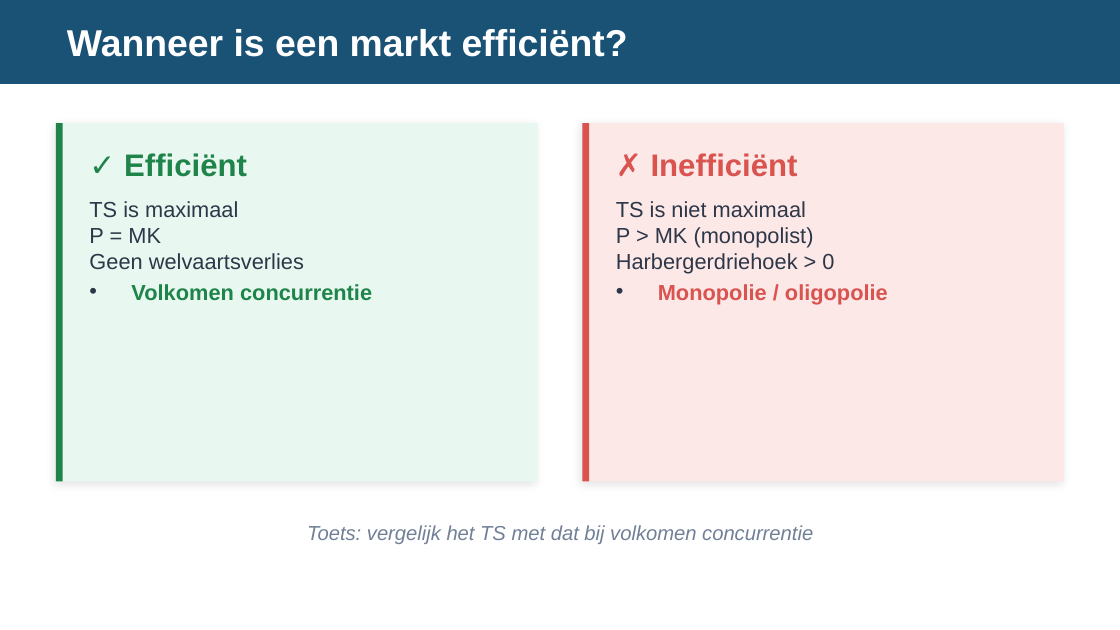
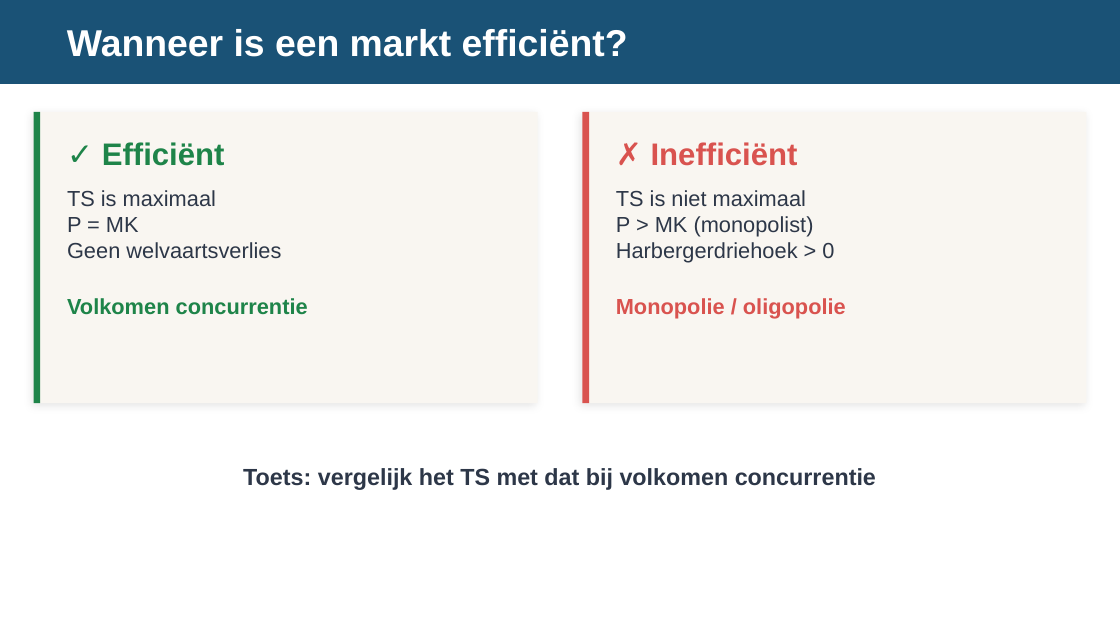
Before and after one commit to meijer1973/economie-vwo4-m3, a slide deck: slide 7 of 3.2 Hoofdstuk 2 - Marktvormen en hun marktevenwicht/3.2.6 Paragraaf 6 - Marktvormen en hun economische doelmatigheid/2. Leren/3.2.6 Marktvormen en hun economische doelmatigheid – presentatie.pptx. Drawn at 1120x630 pixels with LibreOffice and Linux fonts; fonts in the diff are those of the drawing. Boxes give left, top, right and bottom in pixels: in the first picture for what was removed or moved away, otherwise in the second. Text is boxed around its words. In the diff, an @@ line names an element or a change of style, - is before the commit and + after.

```diff
--- a/3.2 Hoofdstuk 2 - Marktvormen en hun marktevenwicht/3.2.6 Paragraaf 6 - Marktvormen en hun economische doelmatigheid/2. Leren/3.2.6 Marktvormen en hun economische doelmatigheid – presentatie.pptx
+++ b/3.2 Hoofdstuk 2 - Marktvormen en hun marktevenwicht/3.2.6 Paragraaf 6 - Marktvormen en hun economische doelmatigheid/2. Leren/3.2.6 Marktvormen en hun economische doelmatigheid – presentatie.pptx
@@ rectangle: place and size @@
-rectangle at bbox=[56, 123, 63, 482]
+rectangle at bbox=[34, 112, 40, 403]
@@ rectangle: place and size @@
-rectangle at bbox=[56, 123, 538, 482]
+rectangle at bbox=[34, 112, 538, 403]
@@ rectangle at bbox=[34, 112, 538, 403]: fill #E8F8F0 to #F9F6F1; proportions changed @@
@@ rectangle: place and size @@
-rectangle at bbox=[582, 123, 589, 482]
+rectangle at bbox=[582, 112, 589, 403]
@@ rectangle: place and size @@
-rectangle at bbox=[582, 123, 1064, 482]
+rectangle at bbox=[582, 112, 1086, 403]
@@ rectangle at bbox=[582, 112, 1086, 403]: fill #FDE8E8 to #F9F6F1; proportions changed @@
@@ text "✓ Efficiënt": place and size @@
-text "✓ Efficiënt" at bbox=[124, 153, 247, 177]
+text "✓ Efficiënt" at bbox=[102, 142, 225, 166]
@@ text "✗ Inefficiënt": place and size @@
-text "✗ Inefficiënt" at bbox=[651, 153, 798, 177]
+text "✗ Inefficiënt" at bbox=[651, 142, 798, 166]
@@ text "TS is maximaal P = ...": place and size @@
-text "TS is maximaal P = ..." at bbox=[89, 201, 372, 301]
+text "TS is maximaal P = ..." at bbox=[67, 190, 308, 315]
@@ text "TS is maximaal P = ..." at bbox=[67, 190, 308, 315]: bullet • to none @@
@@ text "TS is niet maximaal P ..." at bbox=[616, 190, 846, 319]: bullet • to none @@
@@ text "TS is niet maximaal P ...": place and size @@
-text "TS is niet maximaal P ..." at bbox=[616, 201, 888, 304]
+text "TS is niet maximaal P ..." at bbox=[616, 190, 846, 319]
@@ text "Toets: vergelijk het TS met ...": place and size @@
-text "Toets: vergelijk het TS met ..." at bbox=[307, 525, 813, 544]
+text "Toets: vergelijk het TS met ..." at bbox=[243, 468, 876, 490]
@@ text "Toets: vergelijk het TS met ..." at bbox=[243, 468, 876, 490]: size 13 to 15 pt, text colour #718096 to #2D3748, bold on, italic off @@
```
Also in this commit, not shown: 8 other slides changed, 2 slides added, 3 slides removed, 2 other files.
